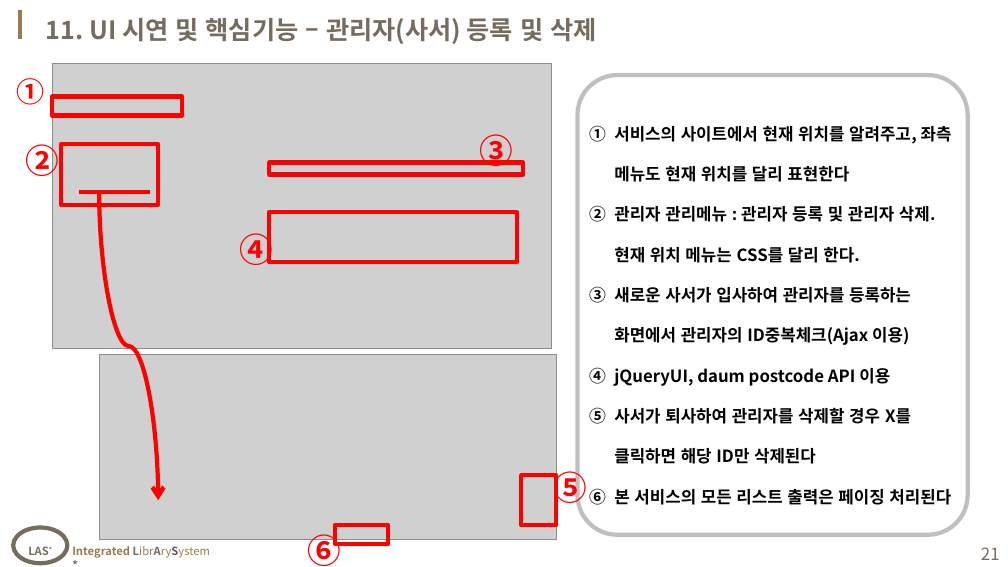
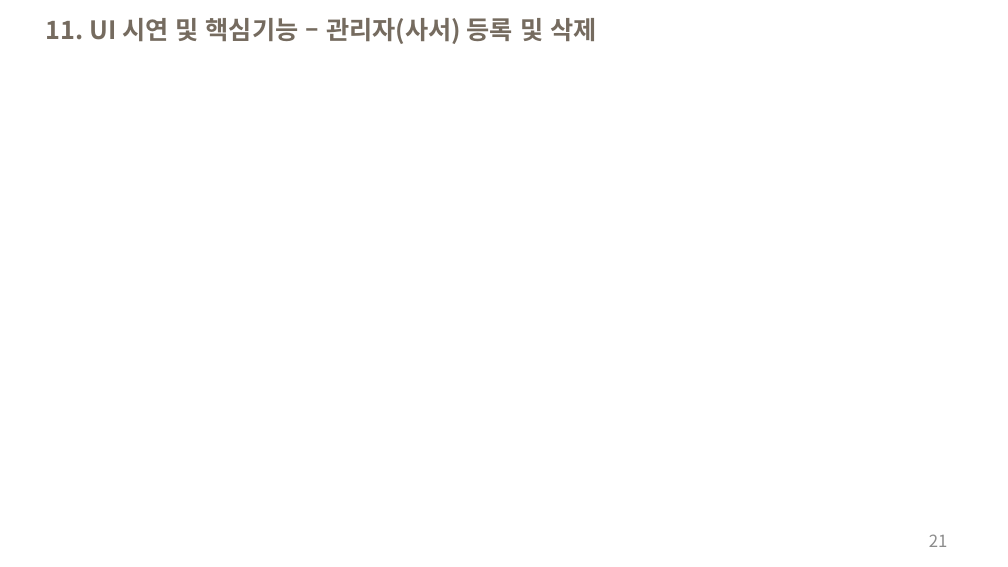
Before and after one commit to houn7145/class, a slide deck: slide 21 of project/EX/ppt가본.pptx. Drawn at 1008x567 pixels with LibreOffice and Linux fonts; fonts in the diff are those of the drawing; grey boxes stand for pictures; background and template pictures are left out. Boxes give left, top, right and bottom in pixels: in the first picture for what was removed or moved away, otherwise in the second. Text is boxed around its words. In the diff, an @@ line names an element or a change of style, - is before the commit and + after.

```diff
--- a/project/EX/ppt가본.pptx
+++ b/project/EX/ppt가본.pptx
@@ line removed from (20, 10) to (20, 39) @@
@@ text removed at (17, 78, 45, 105) @@
-①
@@ picture removed at (52, 64, 551, 349) @@
@@ rounded rectangle removed at (578, 76, 968, 535) @@
-1. 서비스의 사이트에서 현재 위치를 알려주고, 좌측 메뉴도 현재 위치를 달리 표현한다
-2. 관리자 관리메뉴 : 관리자 등록 및 관리자 삭제. 현재 위치 메뉴는 CSS를 달리 한다.
-3. 새로운 사서가 입사하여 관리자를 등록하는 화면에서 관리자의 ID중복체크(Ajax 이용)
-4. jQueryUI, daum postcode API 이용
-5. 사서가 퇴사하여 관리자를 삭제할 경우 X를 클릭하면 해당 ID만 삭제된다
-6. 본 서비스의 모든 리스트 출력은 페이징 처리된다
@@ rectangle removed at (52, 97, 182, 116) @@
@@ text removed at (25, 138, 59, 182) @@
-②
@@ rectangle removed at (61, 144, 158, 205) @@
@@ text removed at (480, 134, 514, 173) @@
-③
@@ rectangle removed at (269, 162, 523, 174) @@
@@ line removed from (79, 192) to (150, 192) @@
@@ curved arrow removed from (99, 192) to (158, 500) @@
@@ text removed at (240, 228, 274, 265) @@
-④
@@ rectangle removed at (269, 212, 516, 262) @@
@@ picture removed at (99, 355, 555, 539) @@
@@ rectangle removed at (521, 475, 556, 525) @@
@@ text removed at (554, 466, 588, 510) @@
-⑤
@@ ellipse removed at (13, 527, 68, 562) @@
-LAS*
@@ text removed at (307, 529, 341, 567) @@
-⑥
@@ rectangle removed at (336, 525, 389, 544) @@
@@ page number: place and size @@
-page number at (981, 547, 1000, 560)
+page number at (929, 534, 948, 547)
@@ page number at (929, 534, 948, 547): text colour #756B5F to #8C8C8C @@
@@ text removed at (72, 546, 210, 558) @@
-Integrated LibrArySystem *
```
Also in this commit, not shown: 21 other slides changed, 2 slides added, 2 slides removed, 9 other files.
